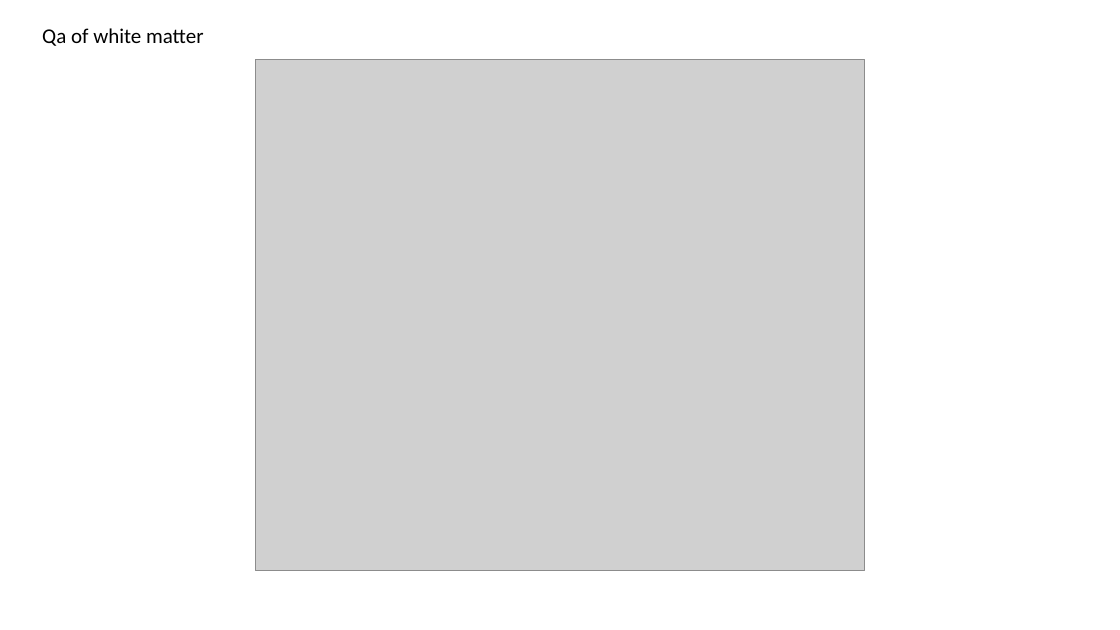
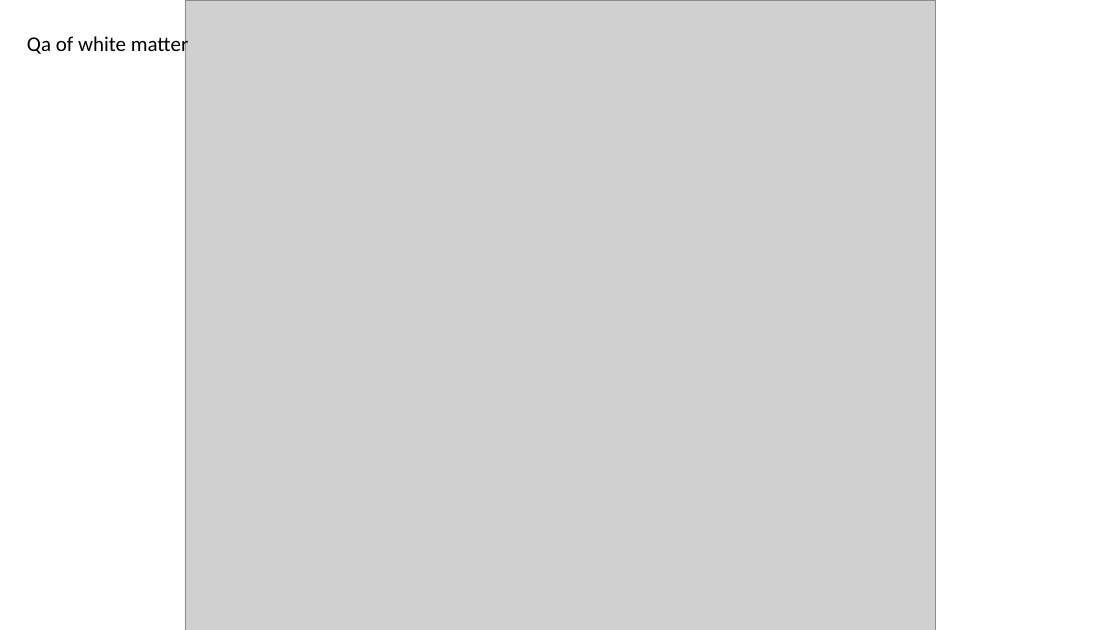
Before and after one commit to NeuroDataDesign/team-mri, a slide deck: slide 2 of Jialin_Kang/week10/qa_fast.pptx. Drawn at 1120x630 pixels with LibreOffice and Linux fonts; fonts in the diff are those of the drawing; grey boxes stand for pictures. Boxes give left, top, right and bottom in pixels: in the first picture for what was removed or moved away, otherwise in the second. Text is boxed around its words. In the diff, an @@ line names an element or a change of style, - is before the commit and + after.

```diff
--- a/Jialin_Kang/week10/qa_fast.pptx
+++ b/Jialin_Kang/week10/qa_fast.pptx
@@ text "Qa of white matter" rewrapped from box(42, 28, 203, 46) to box(27, 34, 188, 58) @@
@@ picture: place and size @@
-picture at box(255, 59, 865, 571)
+picture at box(185, 0, 935, 630)
```
Also in this commit, not shown: 1 other slide changed, 1 other file.
